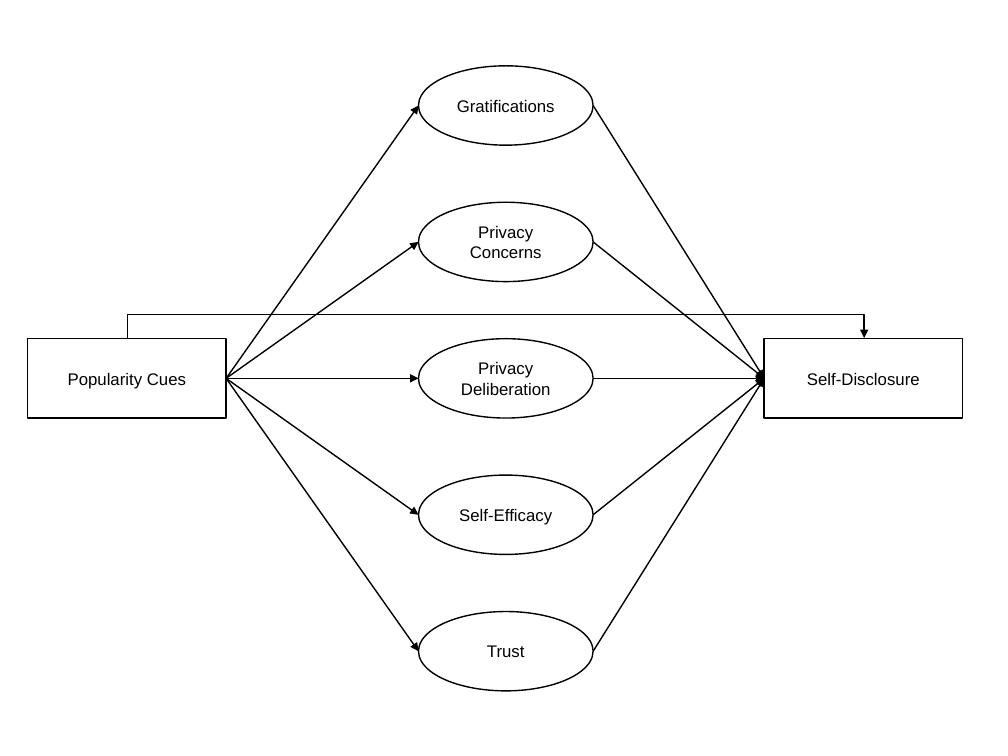
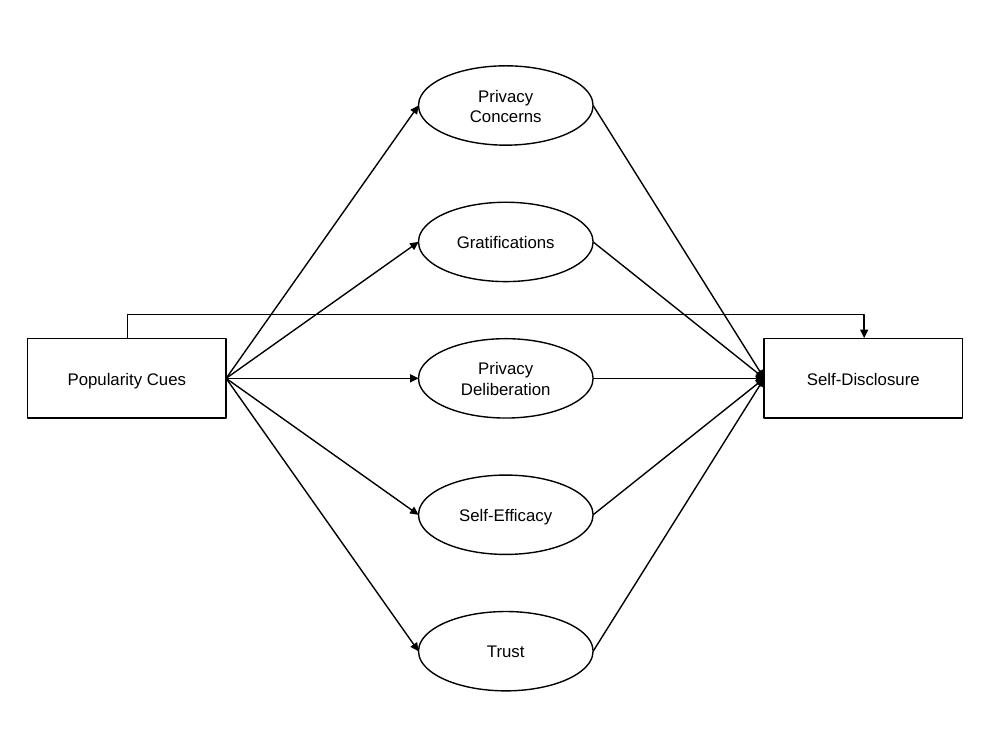
Before and after one commit to tdienlin/privacy_calc_exp, a slide deck: slide 4 of figures/design/figures.pptx. Drawn at 1008x756 pixels with LibreOffice and Linux fonts; fonts in the diff are those of the drawing. Boxes give left, top, right and bottom in pixels: in the first picture for what was removed or moved away, otherwise in the second. Text is boxed around its words. In the diff, an @@ line names an element or a change of style, - is before the commit and + after.

```diff
--- a/figures/design/figures.pptx
+++ b/figures/design/figures.pptx
@@ text in ellipse at (470, 90, 542, 122): text changed @@
-Gratifications
+Privacy Concerns
@@ text in ellipse at (457, 236, 555, 248): text changed @@
-Privacy Concerns
+Gratifications
```
Also in this commit, not shown: 20 other files.
